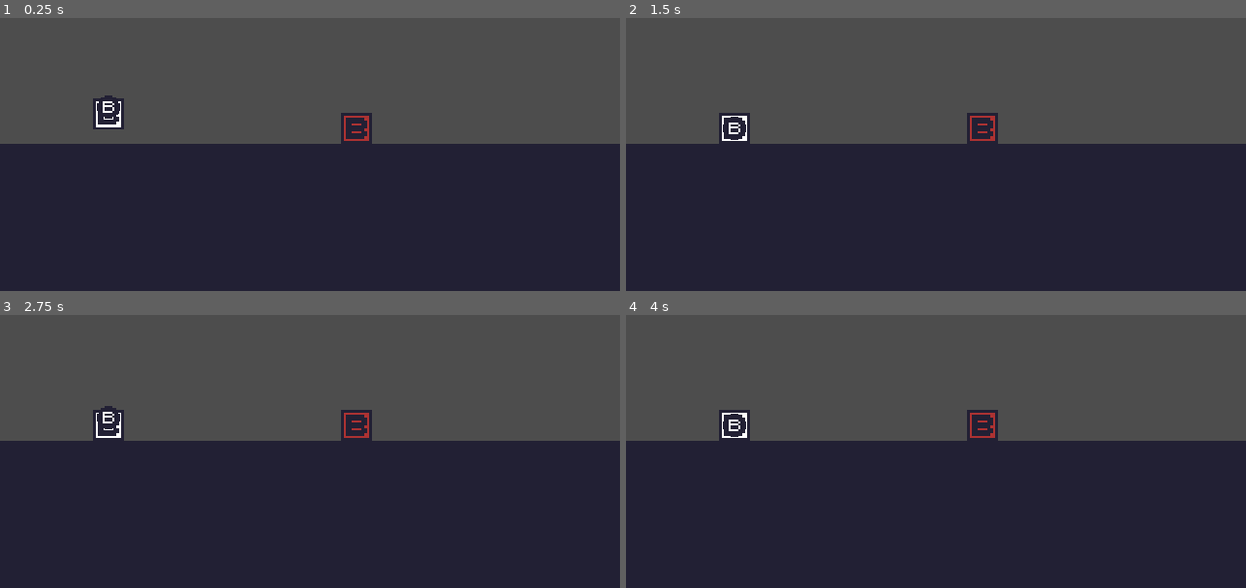
Above: before the commit, frames 1-4 (two rows, left to right).
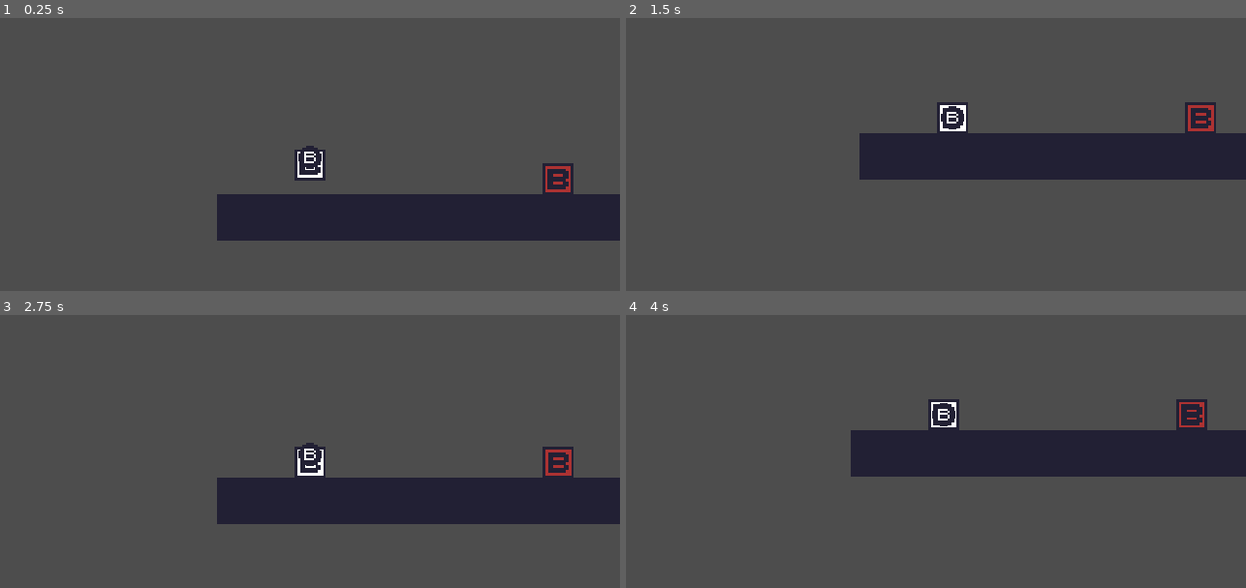
Above: after the commit, the same moments.

Repository: fishkleos/TimeBombGodot
Game: Godot game, scene res://world.tscn
Same seed, same stepped clock (60 frames per second), same inputs: the game is played once before the commit and once after it.
Inputs:
- Up to frame 1 (0.25 s): no input
- Up to frame 2 (1.5 s): tap A (left2) at 0.6 s; tap Right (right2) at 1.35 s
- Up to frame 3 (2.75 s): tap W (up2) at 2.1 s
- Up to frame 4 (4 s): tap A (left2) at 2.85 s; tap Right (right2) at 3.6 s

The runs differ from the first frame. In frame 1, 43% of the frame differs, in the area x 0-100%, y 28-100%; in frame 2, 50%, in the area x 0-100%, y 30-100%; in frame 3, 43%; in frame 4, 50%.

Commit message:
Export var + Camera smooth

Diff:
--- a/dummy.tscn
+++ b/dummy.tscn
@@ -12,6 +12,9 @@
 [sub_resource type="RectangleShape2D" id="RectangleShape2D_cgd7w"]
 size = Vector2(16, 16)
 
+[sub_resource type="RectangleShape2D" id="RectangleShape2D_te8jw"]
+size = Vector2(18, 18)
+
 [node name="Dummy" type="Node2D"]
 
 [node name="Dummy" type="CharacterBody2D" parent="."]
@@ -24,3 +27,8 @@
 
 [node name="CollisionShape2D" type="CollisionShape2D" parent="Dummy"]
 shape = SubResource("RectangleShape2D_cgd7w")
+
+[node name="Area2D" type="Area2D" parent="Dummy" groups=["Dummy"]]
+
+[node name="CollisionShape2D" type="CollisionShape2D" parent="Dummy/Area2D"]
+shape = SubResource("RectangleShape2D_te8jw")
--- a/player.gd
+++ b/player.gd
@@ -1,8 +1,8 @@
 extends CharacterBody2D
 
 
-const SPEED = 200.0
-const JUMP_VELOCITY = -300.0
+@export var SPEED = 200.0
+@export var JUMP_VELOCITY = -300.0
 
 # Get the gravity from the project settings to be synced with RigidBody nodes.
 var gravity = ProjectSettings.get_setting("physics/2d/default_gravity")
@@ -26,3 +26,7 @@
 		velocity.x = move_toward(velocity.x, 0, SPEED)
 
 	move_and_slide()
+
+
+func _on_area_2d_area_entered(area):
+	print("nempel")
--- a/player.tscn
+++ b/player.tscn
@@ -1,10 +1,13 @@
-[gd_scene load_steps=4 format=3 uid="uid://gc2qbmfdiove"]
+[gd_scene load_steps=5 format=3 uid="uid://gc2qbmfdiove"]
 
 [ext_resource type="Texture2D" uid="uid://cp01ilwvls8dq" path="res://B1.png" id="1_b2rbu"]
 [ext_resource type="Script" path="res://player.gd" id="1_vmk3w"]
 
 [sub_resource type="RectangleShape2D" id="RectangleShape2D_v8d7l"]
 size = Vector2(16, 16)
+
+[sub_resource type="RectangleShape2D" id="RectangleShape2D_ll7eu"]
+size = Vector2(18, 18)
 
 [node name="Player" type="CharacterBody2D"]
 script = ExtResource("1_vmk3w")
@@ -17,6 +20,17 @@
 [node name="CollisionShape2D" type="CollisionShape2D" parent="."]
 shape = SubResource("RectangleShape2D_v8d7l")
 
-[node name="CoyoteJumpTimer" type="Timer" parent="."]
-wait_time = 0.1
-one_shot = true
+[node name="Area2D" type="Area2D" parent="." groups=["Player"]]
+
+[node name="CollisionShape2D" type="CollisionShape2D" parent="Area2D"]
+shape = SubResource("RectangleShape2D_ll7eu")
+
+[node name="Camera2D" type="Camera2D" parent="."]
+position_smoothing_enabled = true
+position_smoothing_speed = 3.0
+drag_left_margin = 0.1
+drag_top_margin = 0.05
+drag_right_margin = 0.1
+drag_bottom_margin = 0.1
+
+[connection signal="area_entered" from="Area2D" to="." method="_on_area_2d_area_entered"]
--- /dev/null
+++ b/world.gd
@@ -0,0 +1,23 @@
+extends Node2D
+
+# BOMB FOLLOW SCRIPT
+
+# Lag Speed
+@export var follow_speed = 0.5
+
+# Reference to the current target
+var target_node: Node2D = null
+
+func _ready():
+	# Set initial target to $Player
+	target_node = $Player
+
+func _process(delta):
+	# Calculate the direction from bomb to player
+	var direction_to_player = target_node.global_position - $Bomb.global_position
+
+	# Calculate the position where the bomb should move towards
+	var target_position = target_node.global_position
+
+	# Move the bomb a fraction of the distance towards the target position
+	$Bomb.global_position += (target_position - $Bomb.global_position).normalized() * (direction_to_player.length() * follow_speed)
--- a/world.tscn
+++ b/world.tscn
@@ -1,34 +1,16 @@
 [gd_scene load_steps=7 format=3 uid="uid://d3lwxsrnipgle"]
 
+[ext_resource type="Script" path="res://world.gd" id="1_31d2x"]
 [ext_resource type="Texture2D" uid="uid://cudbsh20obn51" path="res://B3.png" id="1_hpr8r"]
 [ext_resource type="PackedScene" uid="uid://gc2qbmfdiove" path="res://player.tscn" id="1_jbd01"]
 [ext_resource type="PackedScene" uid="uid://cgybo8hl3g1jb" path="res://dummy.tscn" id="3_k4xab"]
 [ext_resource type="PackedScene" uid="uid://dcm6nsea5l3vd" path="res://bomb.tscn" id="4_c1xy8"]
 
-[sub_resource type="GDScript" id="GDScript_a0vwl"]
-script/source = "extends Node2D
-
-# BOMB FOLLOW SCRIPT
-
-# Lag Speed
-@export var follow_speed = 0.5
-
-func _process(delta):
-	# Calculate the direction from bomb to player
-	var direction_to_player = $Player.global_position - $Bomb.global_position
-
-	# Calculate the position where the bomb should move towards
-	var target_position = $Player.global_position
-
-	# Move the bomb a fraction of the distance towards the target position
-	$Bomb.global_position += (target_position - $Bomb.global_position).normalized() * (direction_to_player.length() * follow_speed)
-"
-
 [sub_resource type="RectangleShape2D" id="RectangleShape2D_awh85"]
-size = Vector2(320, 80)
+size = Vector2(304, 24)
 
 [node name="World" type="Node2D"]
-script = SubResource("GDScript_a0vwl")
+script = ExtResource("1_31d2x")
 
 [node name="Player" parent="." instance=ExtResource("1_jbd01")]
 position = Vector2(56, 56)
@@ -38,14 +20,15 @@
 
 [node name="Bomb" parent="." instance=ExtResource("4_c1xy8")]
 position = Vector2(128, 88)
+script = null
 
 [node name="Ground" type="StaticBody2D" parent="."]
 
 [node name="Sprite2D" type="Sprite2D" parent="Ground"]
-position = Vector2(160, 144)
-scale = Vector2(26.6667, 6.66667)
+position = Vector2(160, 116)
+scale = Vector2(25.3333, 2)
 texture = ExtResource("1_hpr8r")
 
 [node name="CollisionShape2D" type="CollisionShape2D" parent="Ground"]
-position = Vector2(160, 144)
+position = Vector2(160, 116)
 shape = SubResource("RectangleShape2D_awh85")
Not shown: 1 places in dummy.tscn that only renumber resources
